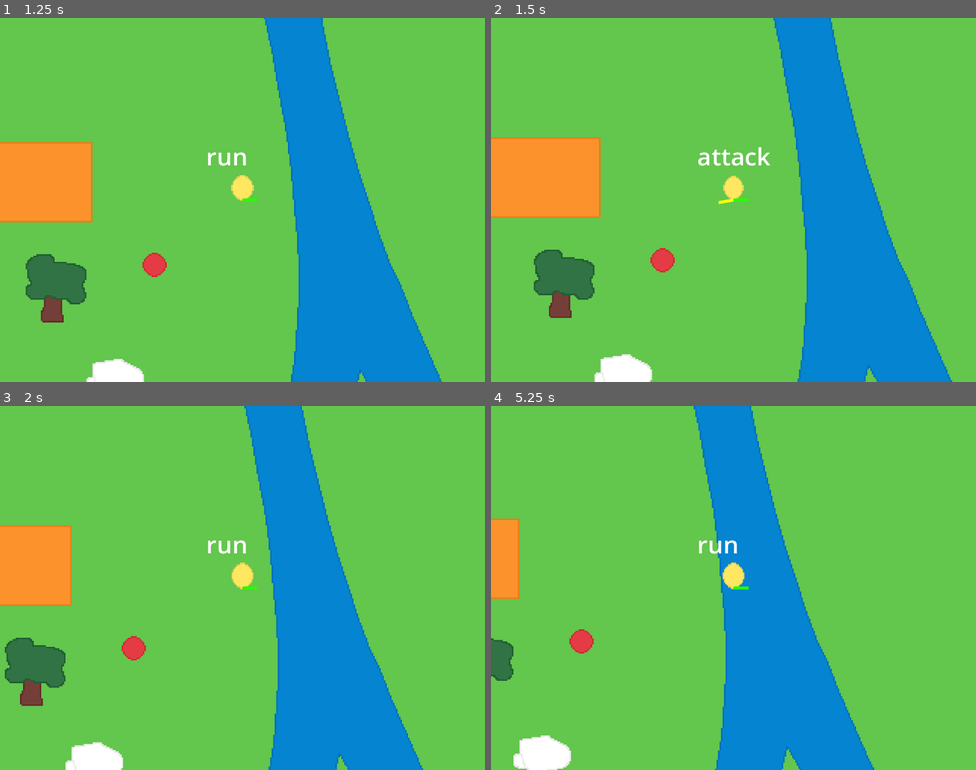
Above: before the commit, frames 1-4 (two rows, left to right).
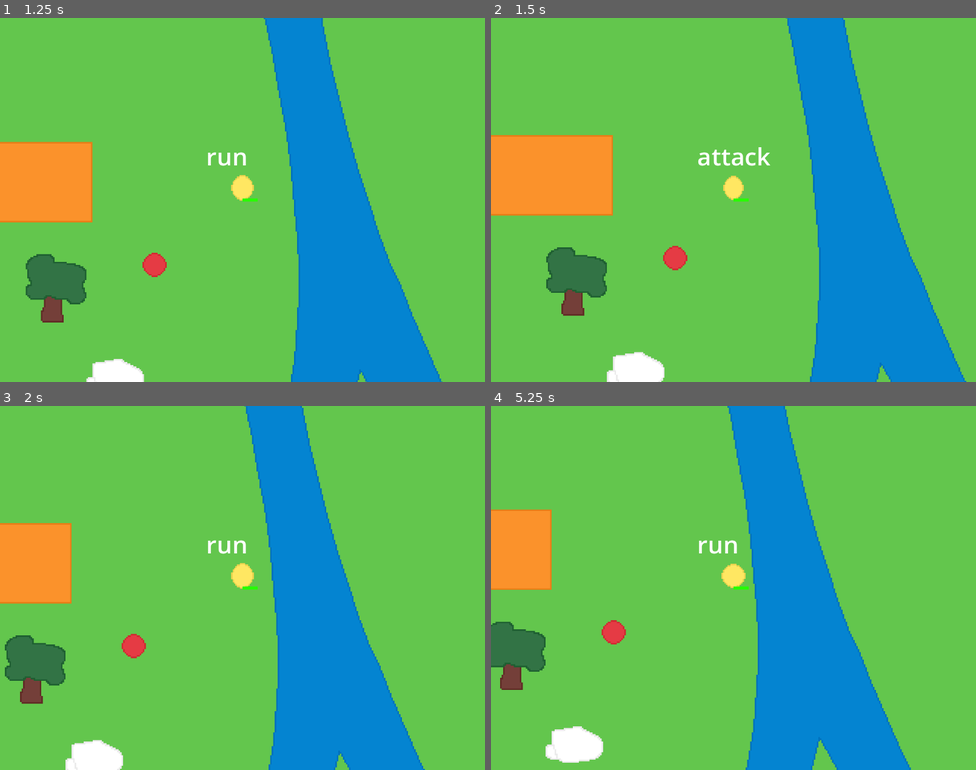
Above: after the commit, the same moments.

Repository: e-Forest/prototype_combat
Game: Godot game, scene res://scn/game.tscn
The game is run twice, just before and just after one commit, with the same random seed, the same clock (stepped at 60 frames per second) and the same inputs.
Inputs (mouse positions are in pixels of both pictures, inside the frame that each line leads up to):
- Up to frame 1 (1.25 s): tap Enter at 0.5 s; move the mouse to (349, 181) at 0.52 s; press the mouse at (349, 181) at 0.53 s; hold D (east) from 0.53 s (still down); tap W (north) at 0.77 s
- Up to frame 2 (1.5 s): keep holding D (east); move the mouse to (636, 218) at 1.27 s; release the mouse at (636, 218) at 1.28 s; click (636, 218) at 1.35 s
- Up to frame 3 (2 s): keep holding D (east); tap W (north) at 1.52 s
- Up to frame 4 (5.25 s): move the mouse to (782, 507) at 2.02 s; release D (east) at 2.03 s; press the mouse at (782, 507) at 2.03 s; hold A (west) 2.03-2.78 s; move the mouse to (709, 660) at 2.77 s; release the mouse at (709, 660) at 2.78 s; hold D (east) 2.78-4.28 s; click (709, 660) at 2.85 s; tap W (north) at 3.02, 3.77, 4.52 s; move the mouse to (879, 642) at 3.52 s; press the mouse at (879, 642) at 3.53 s; move the mouse to (588, 533) at 4.27 s; release the mouse at (588, 533) at 4.28 s; hold A (west) 4.28-5.03 s; click (588, 533) at 4.35 s; move the mouse to (757, 588) at 5.02 s; press the mouse at (757, 588) at 5.03 s; hold D (east) from 5.03 s (still down)

Frame 1 is identical in both runs. In frame 2, 8.5% of the frame differs, in the area x 0-98%, y 0-100%; in frame 3, 1.0%; in frame 4, 19%, in the area x 0-87%, y 0-100%.

Commit message:
playercontroller funktioniert

Diff:
--- a/scn/player.tscn
+++ b/scn/player.tscn
@@ -116,7 +116,7 @@
 }
 
 [node name="AttackTimer" type="Timer" parent="."]
-wait_time = 0.6
+wait_time = 0.4
 one_shot = true
 
 [node name="DebugState" type="Label" parent="."]
@@ -125,3 +125,5 @@
 offset_right = 34.0
 offset_bottom = -14.0
 text = "<state>"
+
+[node name="AttackRay" type="RayCast2D" parent="."]
--- a/src/player.gd
+++ b/src/player.gd
@@ -16,6 +16,7 @@
 @onready var animation_player = $AnimationPlayer as AnimationPlayer
 @onready var attack_timer = $AttackTimer as Timer
 @onready var debug_state = $DebugState as Label
+@onready var attack_ray = $AttackRay  as RayCast2D
 
 
 func _ready():
@@ -39,6 +40,7 @@
 				state_machine.current_state = States.Player.idle
 		States.Player.attack:
 			update_attack_movement()
+			update_aimpointer()
 			if is_move_in_aim_direction() and (attack_timer.time_left < attack_timer.wait_time/2):
 				state_machine.current_state = States.Player.idle
 
@@ -62,8 +64,12 @@
 
 
 func update_aimpointer():
+	var target_pos = PlayerInput.get_delta_hold().normalized()*attack_range
+	attack_ray.target_position = target_pos
+	if attack_ray.is_colliding():
+		target_pos = attack_ray.get_collision_point()-position
 	aim_dir_pointer.set_point_position(0,Vector2.ZERO)
-	aim_dir_pointer.set_point_position(1,PlayerInput.get_delta_hold().normalized()*10)
+	aim_dir_pointer.set_point_position(1,target_pos)
 
 
 func is_move_in_aim_direction()->bool:
@@ -72,7 +78,7 @@
 		var aim_angle = PlayerInput.get_delta_end().angle()
 		var move_input_angle = PlayerInput.get_move_vector().angle()
 		var angle_delta = angle_dif(aim_angle, move_input_angle)
-		ret = abs(angle_delta) < 0.5
+		ret = abs(angle_delta) < PI/3
 	return ret
 
 
@@ -90,7 +96,7 @@
 func _on_aim_ended(start_pos:Vector2,end_pos:Vector2):
 	state_machine.current_state = States.Player.attack
 	attack_start_pos = position
-	attack_end_pos = position + PlayerInput.get_delta_end().normalized()*attack_range
+	attack_end_pos = position + aim_dir_pointer.get_point_position(1)
 	attack_timer.start()
 
 
